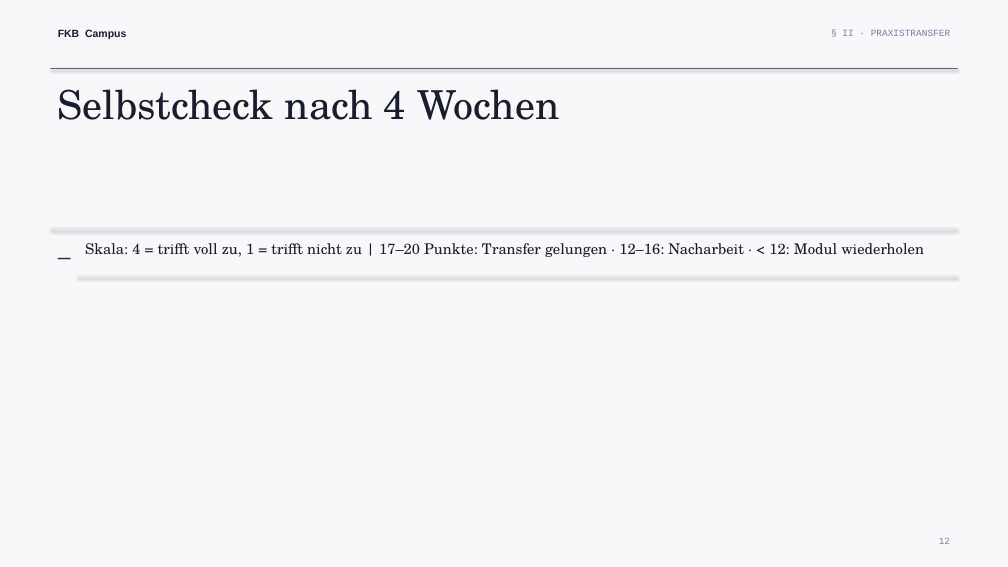
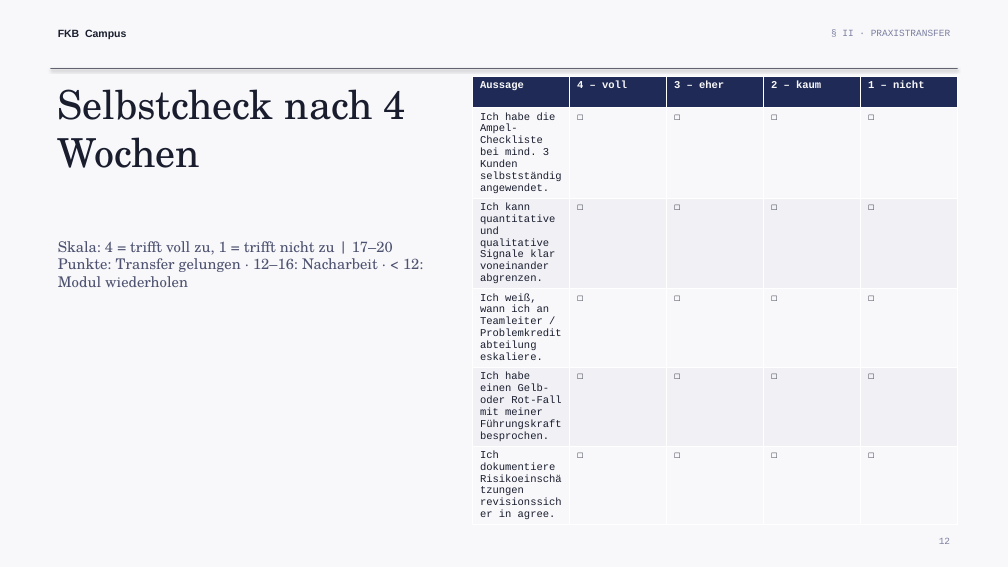
Before and after one commit to ck5rqc47pr-byte/firmenkundenakademie-online, a slide deck: slide 12 of public/downloads/praesentation/M04.pptx. Drawn at 1008x567 pixels with LibreOffice and Linux fonts; fonts in the diff are those of the drawing. Boxes give left, top, right and bottom in pixels: in the first picture for what was removed or moved away, otherwise in the second. Text is boxed around its words. In the diff, an @@ line names an element or a change of style, - is before the commit and + after.

```diff
--- a/public/downloads/praesentation/M04.pptx
+++ b/public/downloads/praesentation/M04.pptx
@@ text "Selbstcheck nach 4 Wochen" rewrapped from box(58, 89, 559, 120) to box(58, 89, 406, 168) @@
@@ table added at box(473, 76, 957, 523), 6 rows, 5 columns @@
+Aussage | 4 – voll | 3 – eher | 2 – kaum | 1 – nicht
+Ich habe die Ampel-Checkliste bei mind. 3 Kunden selbstständig angewendet. | ☐ | ☐ | ☐ | ☐
+Ich kann quantitative und qualitative Signale klar voneinander abgrenzen. | ☐ | ☐ | ☐ | ☐
+Ich weiß, wann ich an Teamleiter / Problemkreditabteilung eskaliere. | ☐ | ☐ | ☐ | ☐
+Ich habe einen Gelb- oder Rot-Fall mit meiner Führungskraft besprochen. | ☐ | ☐ | ☐ | ☐
+Ich dokumentiere Risikoeinschätzungen revisionssicher in agree. | ☐ | ☐ | ☐ | ☐
@@ text "Skala: 4 = trifft voll ...": place and size @@
-text "Skala: 4 = trifft voll ..." at box(85, 243, 924, 257)
+text "Skala: 4 = trifft voll ..." at box(58, 241, 423, 287)
@@ text "Skala: 4 = trifft voll ..." at box(58, 241, 423, 287): text colour #191D2E to #4D5270 @@
@@ rectangle removed at box(51, 228, 958, 229) @@
@@ text removed at box(51, 238, 72, 268) @@
-–
@@ rectangle removed at box(78, 276, 958, 277) @@
```
Also in this commit, not shown: 11 other slides changed, 21 other files.
